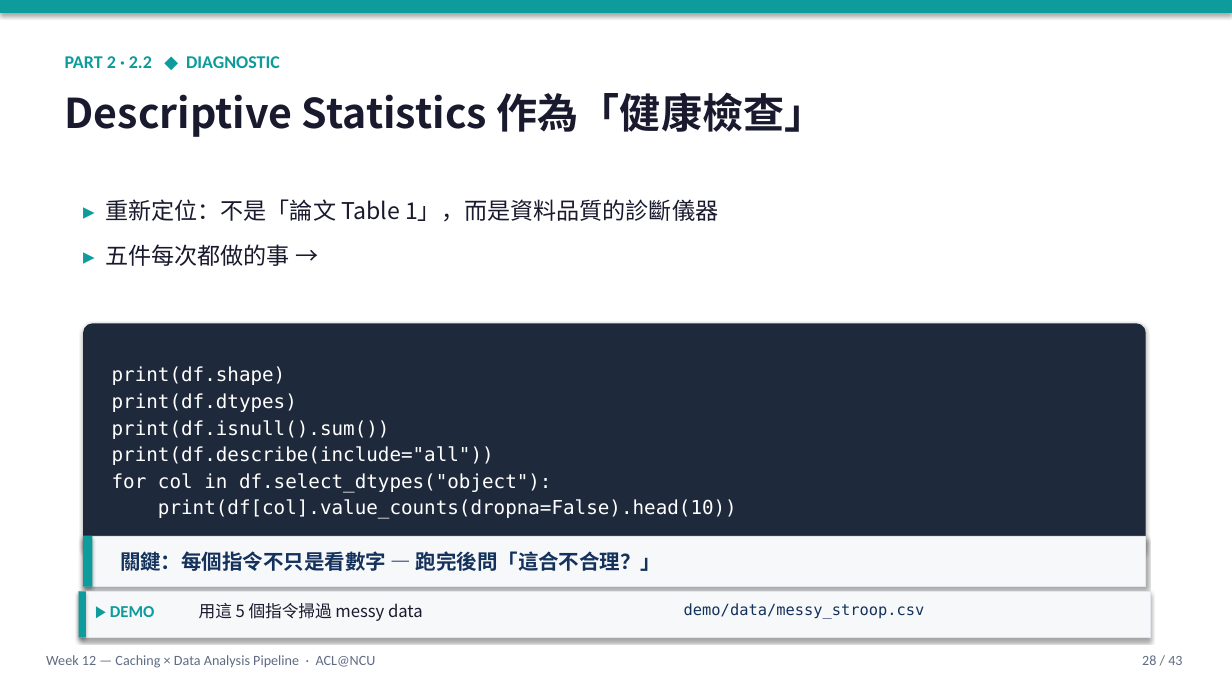
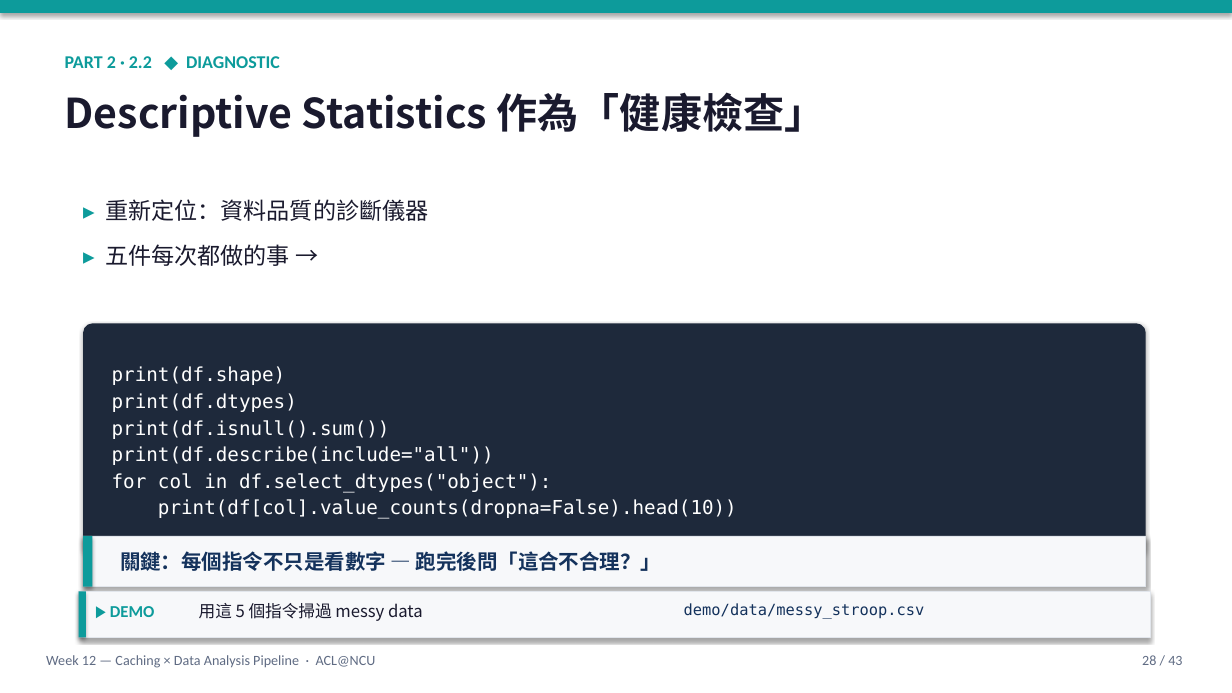
Before and after one commit to audachang/ncu-compneuro-2026-spring, a slide deck: slide 27 of week-12-streamlit_caching_and_data_pipeline/week-12-slides-v2.pptx. Drawn at 1232x693 pixels with LibreOffice and Linux fonts; fonts in the diff are those of the drawing. Boxes give left, top, right and bottom in pixels: in the first picture for what was removed or moved away, otherwise in the second. Text is boxed around its words. In the diff, an @@ line names an element or a change of style, - is before the commit and + after.

```diff
--- a/week-12-streamlit_caching_and_data_pipeline/week-12-slides-v2.pptx
+++ b/week-12-streamlit_caching_and_data_pipeline/week-12-slides-v2.pptx
@@ text at <box>105,199,428,221</box>: text changed @@
-▸ 重新定位：不是「論文 Table 1」，而是資料品質的診斷儀器
+▸ 重新定位：資料品質的診斷儀器
```
Also in this commit, not shown: 6 other files.
